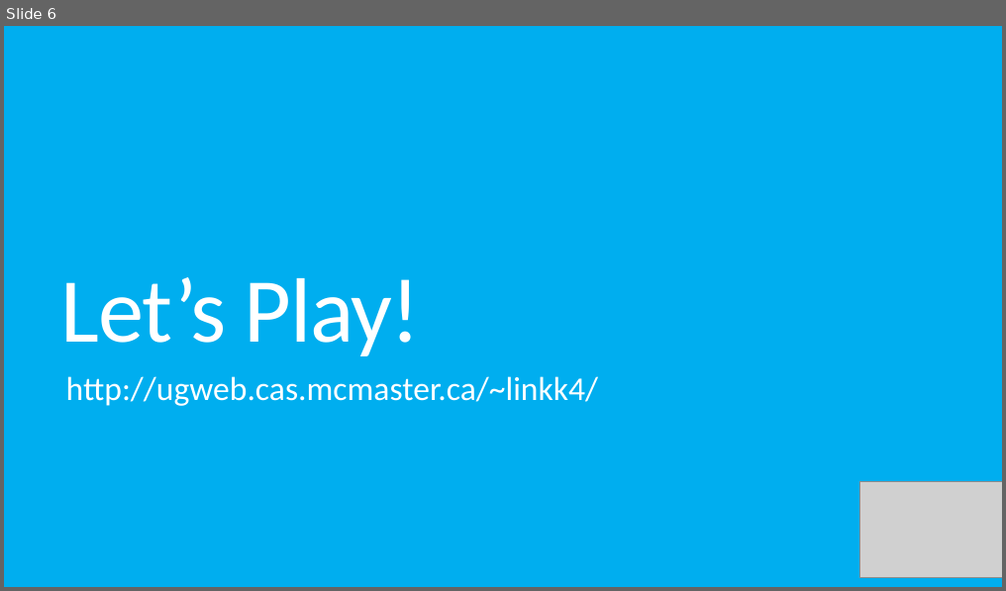
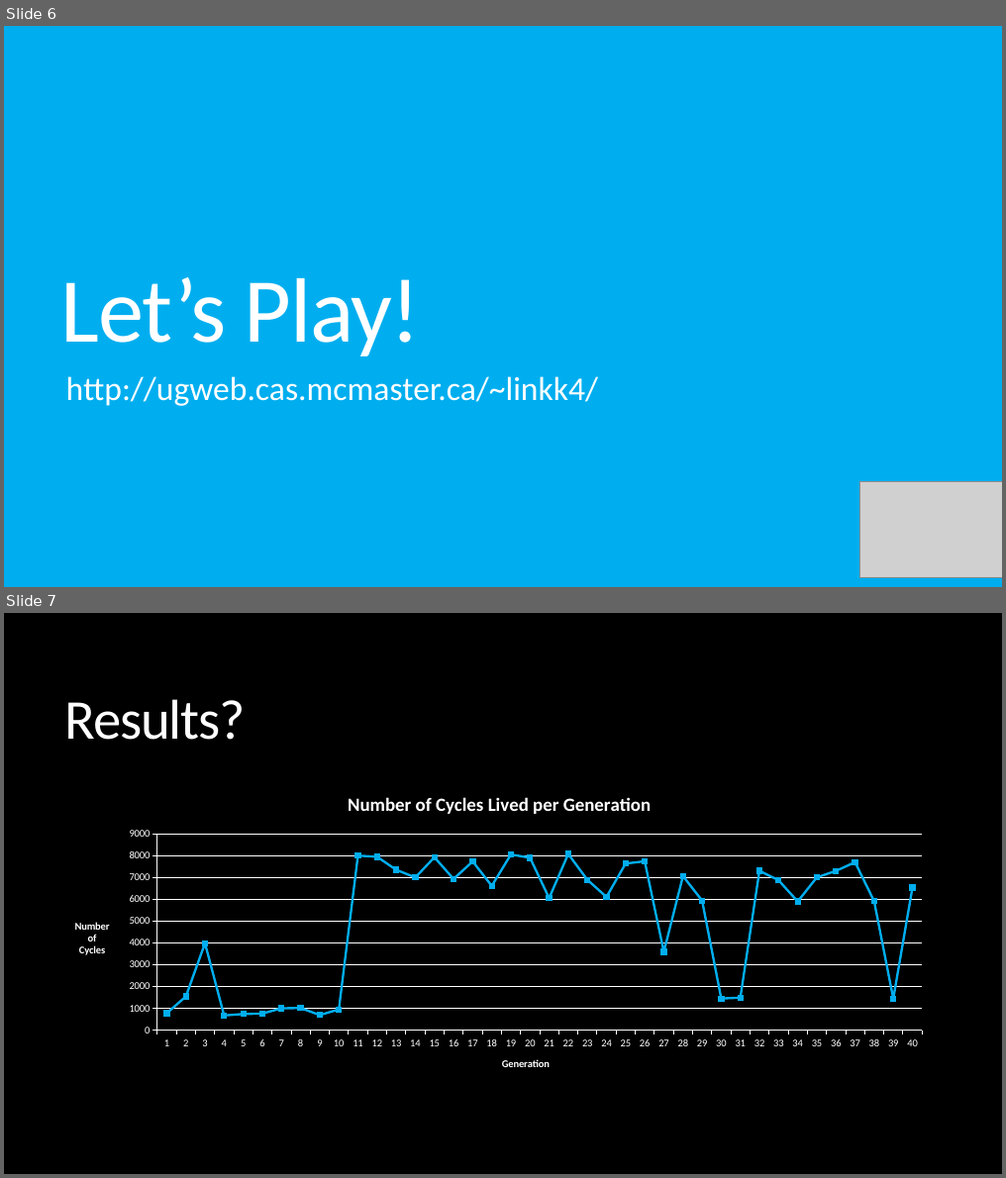
Before and after one commit to KelvinKKLin/GrateBox, a slide deck: Presentation.pptx. Shown one above the other, each under a label of ours: slide 6 before the commit, slides 6 and 7 after it. The pictures are 1006x591 and 1006x1178 pixels, drawn with LibreOffice and Linux fonts; fonts in the diff are those of the drawing; grey boxes stand for pictures. Boxes give left, top, right and bottom in pixels: in the first picture for what was removed or moved away, otherwise in the second. Text is boxed around its words. In the diff, an @@ line names an element or a change of style, - is before the commit and + after.

```diff
--- a/Presentation.pptx
+++ b/Presentation.pptx
@@ slide 7 added at (x1=4, y1=613, x2=1002, y2=1174), background #000000 @@
@@ title added at (x1=65, y1=699, x2=246, y2=740), 54 pt, text #FFFFFF @@
+Results?
@@ line chart added at (x1=59, y1=777, x2=940, y2=1086) @@
+title "Number of Cycles Lived per Generation"
+categories: 1, 2, 3, 4, 5, 6, 7, 8, 9, 10, 11, 12, 13, 14, 15, 16, 17, 18, 19, 20, 21, 22, 23, 24, 25, 26, 27, 28, 29, 30, 31, 32, 33, 34, 35, 36, 37, 38, 39, 40
+Series 1: 800, 1500, 4000, 700, 700, 800, 1000, 1000, 700, 900, 8000, 7900, 7300, 7000, 7900, 6900, 7700, 6600, 8000, 7900, 6000, 8100, 6900, 6100, 7600, 7700, 3600, 7100, 5900, 1400, 1500, 7300, 6900, 5900, 7000, 7300, 7700, 5900, 1400, 6500
```
Also in this commit, not shown: 2 slides changed, 5 other files.
